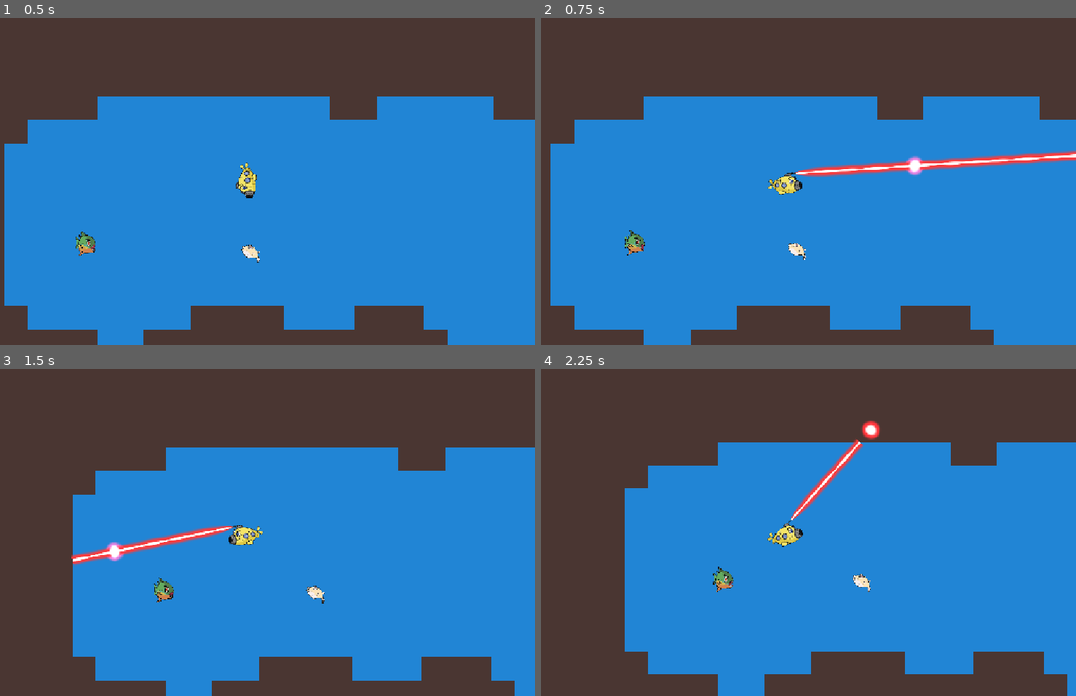
Above: before the commit, frames 1-4 (two rows, left to right).
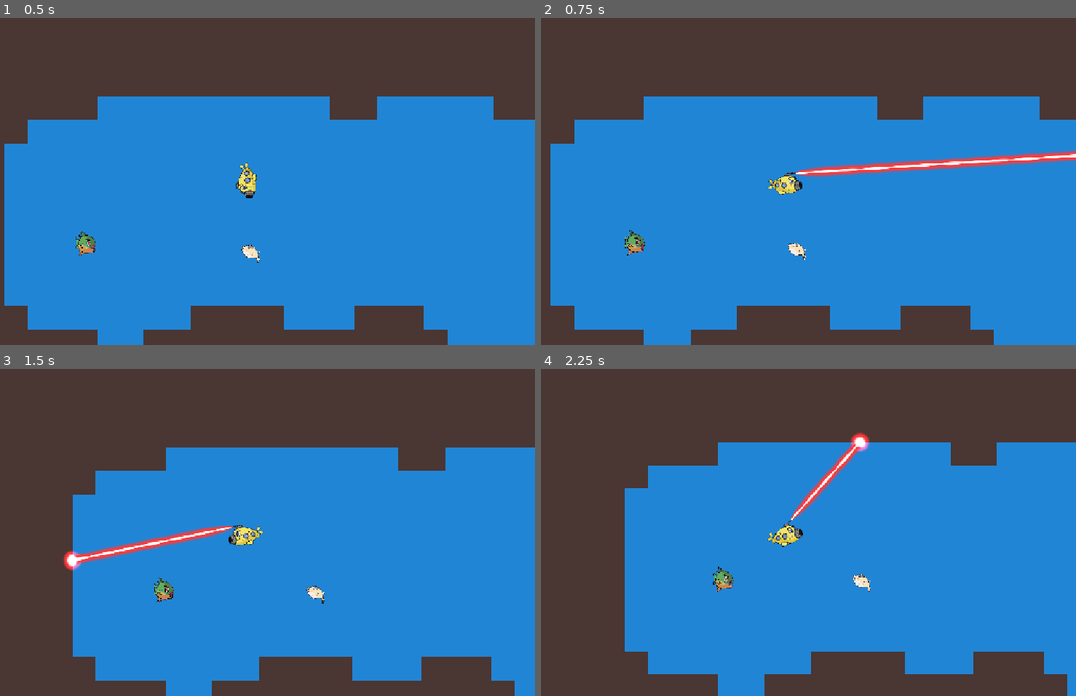
Above: after the commit, the same moments.

Repository: timo-eberl/ld57
Game: Godot game, scene res://world.tscn
Same seed, same stepped clock (60 frames per second), same inputs: the game is played once before the commit and once after it.
Inputs (mouse positions are in pixels of both pictures, inside the frame that each line leads up to):
- Up to frame 1 (0.5 s): no input
- Up to frame 2 (0.75 s): move the mouse to (915, 165) at 0.52 s; hold A (Horizontal_minus) from 0.53 s (still down); click (915, 165) at 0.67 s
- Up to frame 3 (1.5 s): move the mouse to (128, 548) at 1.27 s; release A (Horizontal_minus) at 1.28 s; tap D (Horizontal_plus) at 1.35 s; click (128, 548) at 1.42 s
- Up to frame 4 (2.25 s): move the mouse to (840, 460) at 2.02 s; hold S (Vertical_minus) from 2.03 s (still down); click (840, 460) at 2.17 s

Frame 1 is identical in both runs. In frame 2, 0.1% of the frame differs, in the area x 68-72%, y 42-48%; in frame 3, 0.3%; in frame 4, 0.3%, in the area x 57-64%, y 15-26%.

Commit message:
finish laser blob

Diff:
--- a/PlayerSkr.gd
+++ b/PlayerSkr.gd
@@ -79,7 +79,7 @@
 		var space_state = get_world_2d().direct_space_state
 		var start := laserLine.global_position
 		var direction := (get_global_mouse_position() - start).normalized()
-		var target := start + direction * 10000.0
+		var target := start + direction * 1000.0
 		var query := PhysicsRayQueryParameters2D.create(start, target)
 		var exc := query.exclude # copy it and assign it again, otherwise it doesnt work
 		exc.append(self.get_rid()) # dont collide with self
@@ -109,6 +109,7 @@
 			_last_laser_rid = RID()
 			_last_laser_rid_change_time = Time.get_ticks_msec()
 		laserLine.set_point_position(1, laserLine.to_local(hit_position))
+		laser_blob.global_position = hit_position
 	else:
 		_last_laser_rid = RID()
 		_last_laser_rid_change_time = Time.get_ticks_msec()
